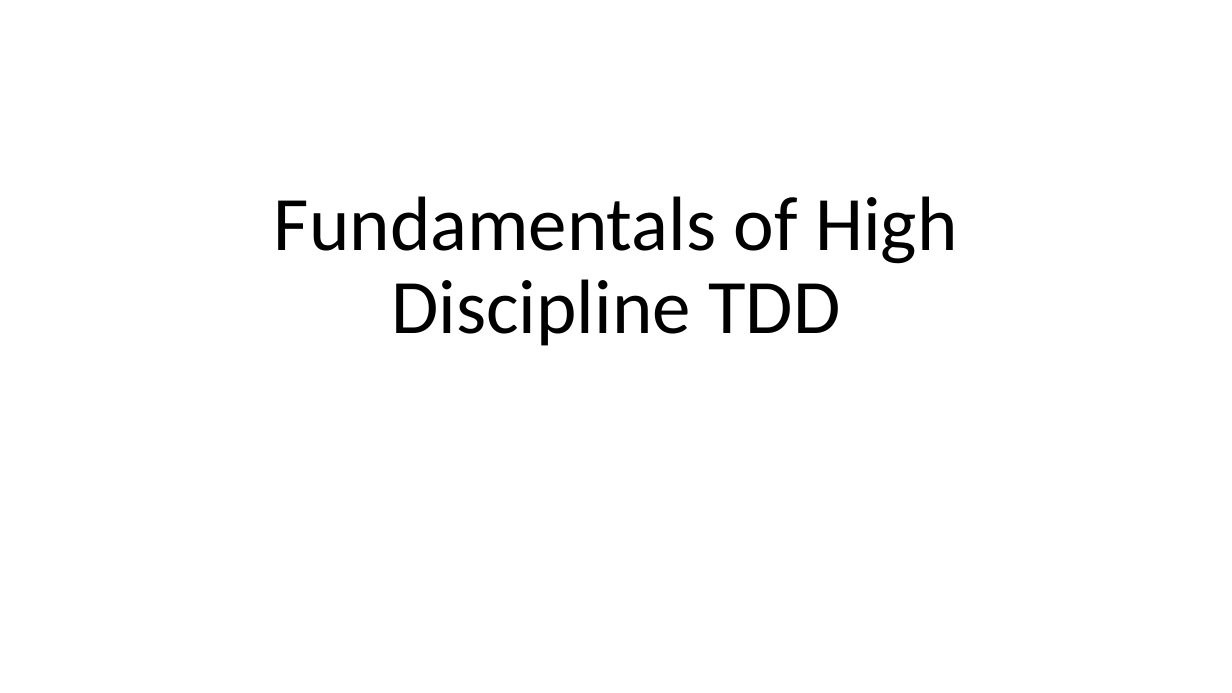
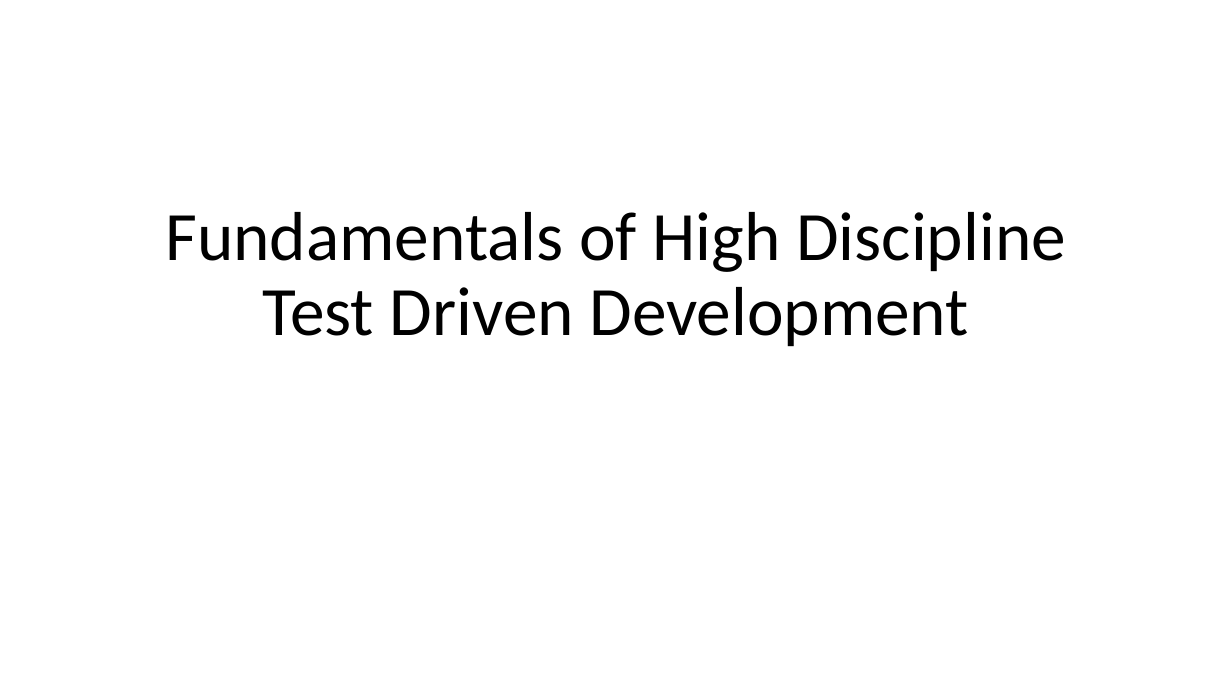
Before and after one commit to LlanddewiLovesYou/TDD_Darts, a slide deck: slide 1 of curriculum.pptx. Drawn at 1232x693 pixels with LibreOffice and Linux fonts; fonts in the diff are those of the drawing. Boxes give left, top, right and bottom in pixels: in the first picture for what was removed or moved away, otherwise in the second. Text is boxed around its words. In the diff, an @@ line names an element or a change of style, - is before the commit and + after.

```diff
--- a/curriculum.pptx
+++ b/curriculum.pptx
@@ title at bbox=[165, 212, 1066, 347]: text changed; size 60 to 54 pt @@
-Fundamentals of High Discipline TDD
+Fundamentals of High Discipline Test Driven Development
```
Also in this commit, not shown: 3 other slides changed, 14 slides added, 4 slides removed.
